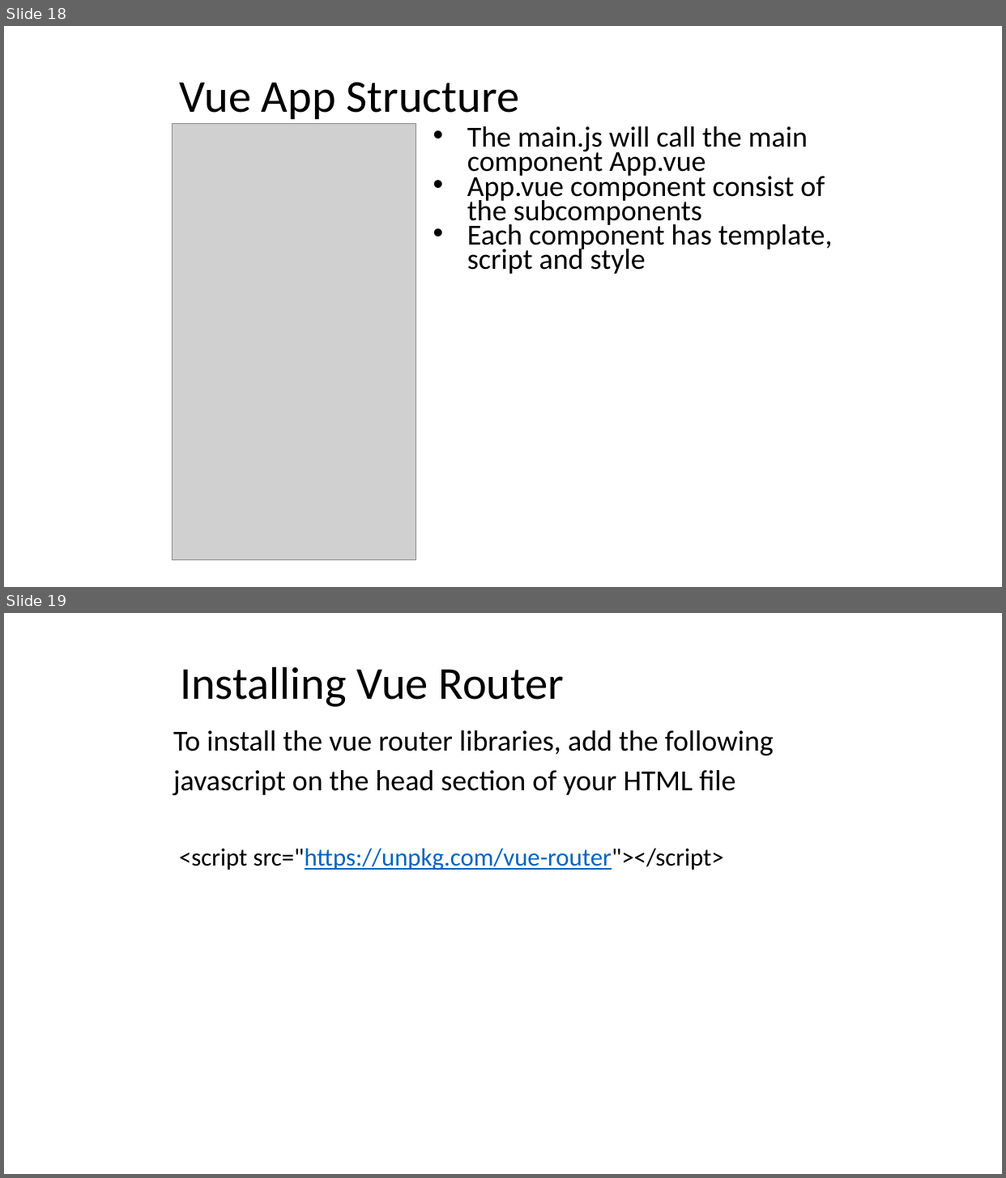
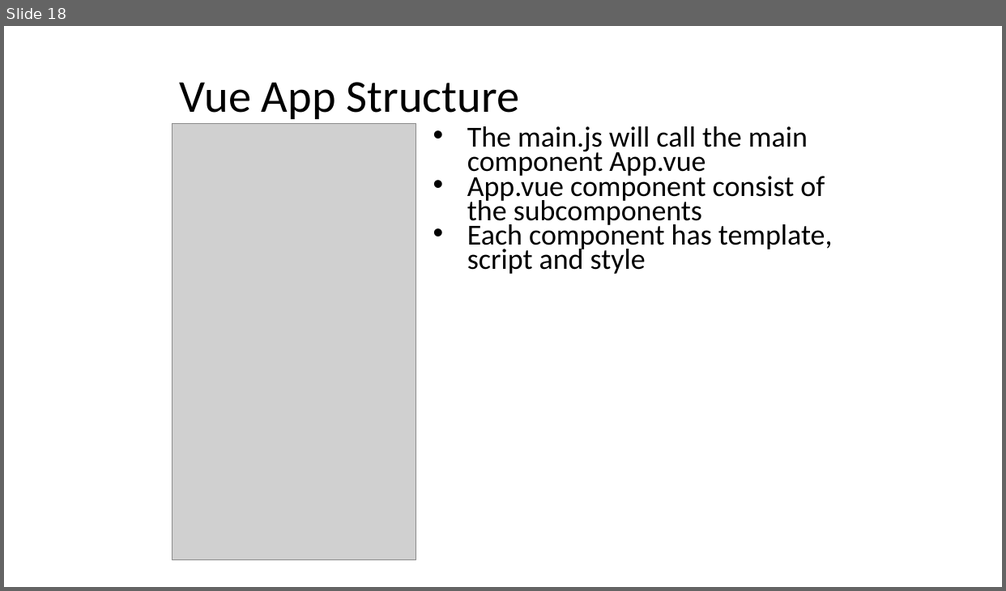
Before and after one commit to auzadventure/vue-advanced, a slide deck: Vue JS 102.pptx. Shown one above the other, each under a label of ours: slides 18 and 19 before the commit, slide 18 after it. The pictures are 1006x1178 and 1006x591 pixels, drawn with LibreOffice and Linux fonts; fonts in the diff are those of the drawing; grey boxes stand for pictures. Boxes give left, top, right and bottom in pixels: in the first picture for what was removed or moved away, otherwise in the second. Text is boxed around its words. In the diff, an @@ line names an element or a change of style, - is before the commit and + after.

```diff
--- a/Vue JS 102.pptx
+++ b/Vue JS 102.pptx
@@ slide 19 removed at [4,613,1002,1174], background #FFFFFF @@
@@ title removed at [180,666,565,707] @@
-Installing Vue Router
@@ text removed at [173,730,774,871] @@
-To install the vue router libraries, add the following javascript on the head section of your HTML file
-<script src="https://unpkg.com/vue-router"></script>
```
Also in this commit, not shown: 8 slides changed, 4 slides added, 6 other slides removed, 1 other file.
